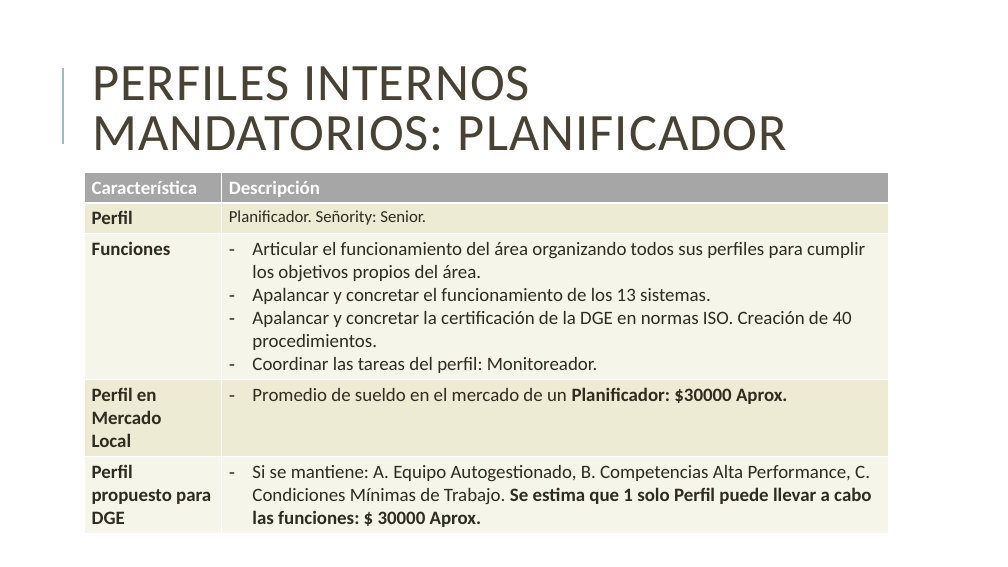
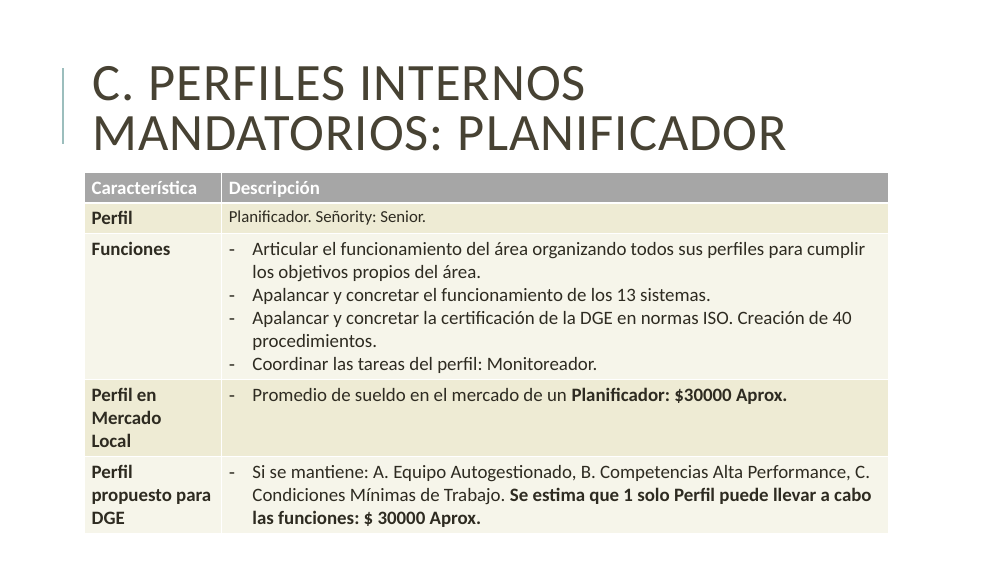
Before and after one commit to jsrxar/dge, a slide deck: slide 37 of 1-general/1-presentaciones/planificacion-control-presentacion-v2.pptx (slide 31 before the commit). Drawn at 1008x567 pixels with LibreOffice and Linux fonts; fonts in the diff are those of the drawing. Boxes give left, top, right and bottom in pixels: in the first picture for what was removed or moved away, otherwise in the second. Text is boxed around its words. In the diff, an @@ line names an element or a change of style, - is before the commit and + after.

```diff
--- a/1-general/1-presentaciones/planificacion-control-presentacion-v2.pptx
+++ b/1-general/1-presentaciones/planificacion-control-presentacion-v2.pptx
@@ title at box(92, 66, 787, 151): text changed @@
-PERFILES INTERNOS MANDATORIOS: PLANIFICADOR
+C. PERFILES INTERNOS MANDATORIOS: PLANIFICADOR
```
Also in this commit, not shown: 17 other slides changed, 6 slides added.
